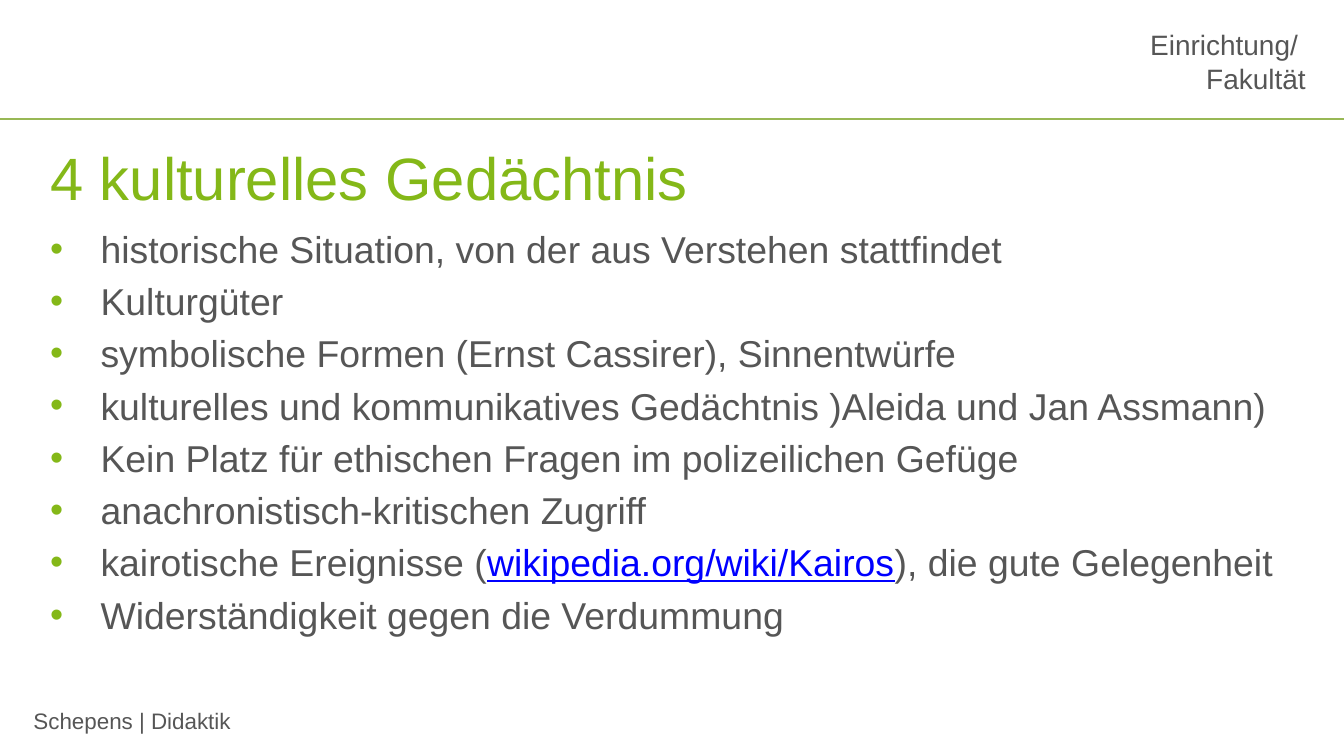
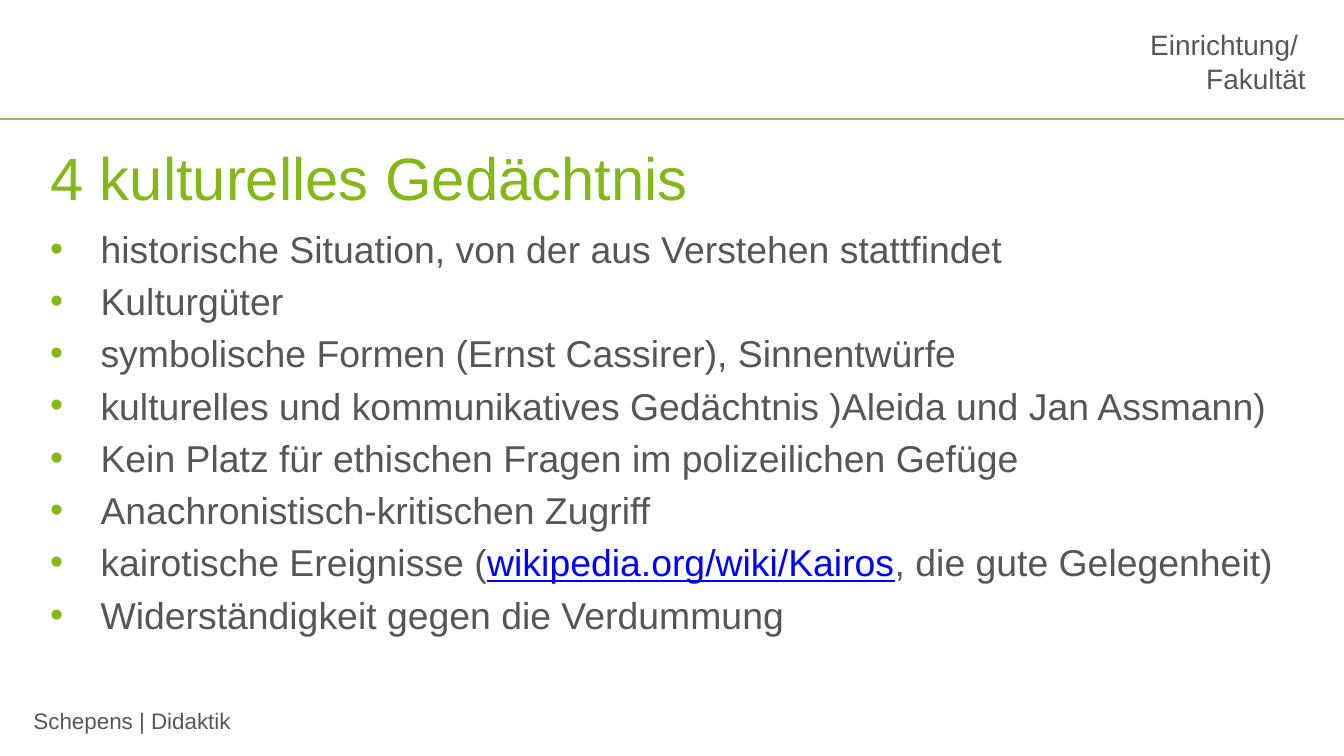
Before and after one commit to jobschepens/didakt22, a slide deck: slide 8 of folien/week4.pptx (slide 6 before the commit). Drawn at 1344x756 pixels with LibreOffice and Linux fonts; fonts in the diff are those of the drawing; background and template pictures are left out. Boxes give left, top, right and bottom in pixels: in the first picture for what was removed or moved away, otherwise in the second. Text is boxed around its words. In the diff, an @@ line names an element or a change of style, - is before the commit and + after.

Commit message:
w4

```diff
--- a/folien/week4.pptx
+++ b/folien/week4.pptx
@@ text at (101,497,1273,584): text changed @@
-• anachronistisch-kritischen Zugriff
-• kairotische Ereignisse (wikipedia.org/wiki/Kairos), die gute Gelegenheit
+• Anachronistisch-kritischen Zugriff
+• kairotische Ereignisse (wikipedia.org/wiki/Kairos, die gute Gelegenheit)
```
Also in this commit, not shown: 2 other slides changed, 2 slides added.
